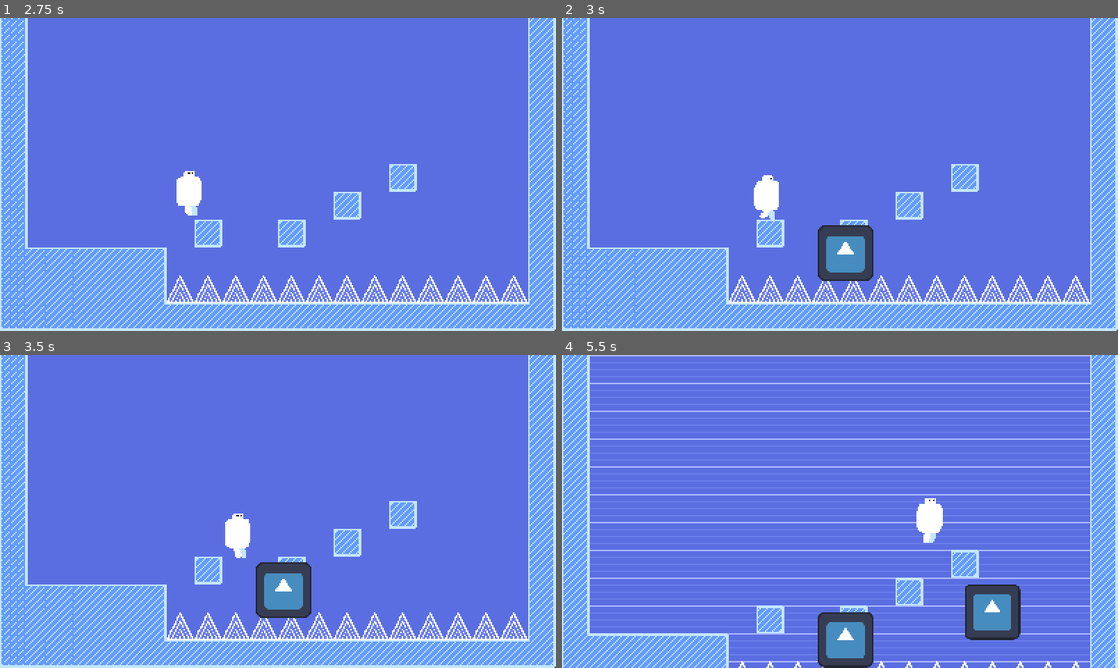
Above: before the commit, frames 1-4 (two rows, left to right).
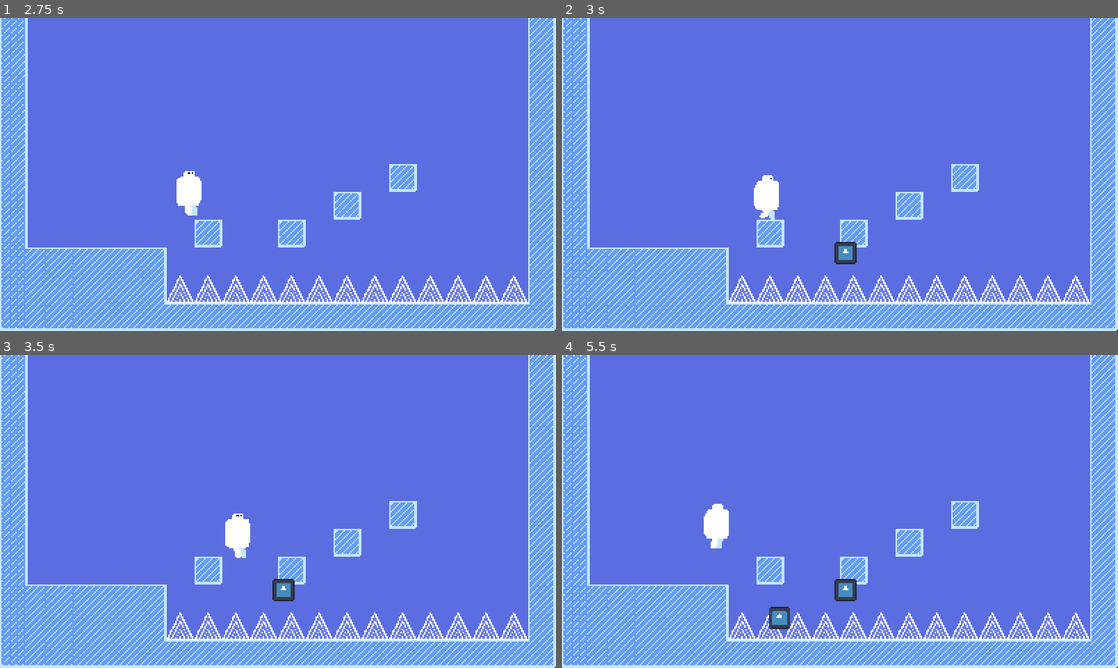
Above: after the commit, the same moments.

Repository: RelaxedArtist/sera-game-jam
Game: Godot game, scene res://scenes/game/start_screen.tscn
Same seed, same stepped clock (60 frames per second), same inputs: the game is played once before the commit and once after it. The engine's default icon, where the game draws it, is replaced by a stand-in: a white triangle on a blue panel in a dark square.
Inputs:
- Up to frame 1 (2.75 s): click "Start" at 0.5 s; tap W (interact) at 1.35 s; tap Space (jump) at 1.52, 2.27 s; tap 1 (summon_1) at 2.1 s
- Up to frame 2 (3 s): tap 2 (summon_2) at 2.85 s
- Up to frame 3 (3.5 s): no input
- Up to frame 4 (5.5 s): tap W (interact) at 3.6 s; tap Space (jump) at 3.77, 4.52, 5.27 s; tap 1 (summon_1) at 4.35 s; tap 2 (summon_2) at 5.1 s

Frame 1 is identical in both runs. In frame 2, 1.7% of the frame differs, in the area x 46-56%, y 66-84%; in frame 3, 1.7%; in frame 4, 26%, in the area x 0-100%, y 0-100%.

Commit message:
box fix attempt

Diff:
--- a/Platformer-Template-main/scenes/level_objects/box.tscn
+++ b/Platformer-Template-main/scenes/level_objects/box.tscn
@@ -3,15 +3,17 @@
 [ext_resource type="Texture2D" uid="uid://c3wn2c2jwcpxr" path="res://assets/art/icon.svg" id="1_ew1wj"]
 
 [sub_resource type="RectangleShape2D" id="RectangleShape2D_keyt4"]
-size = Vector2(128, 128)
+size = Vector2(50, 50)
 
 [node name="Box" type="Node2D"]
+scale = Vector2(0.389087, 0.389087)
 
 [node name="Sprite2D" type="Sprite2D" parent="."]
 texture = ExtResource("1_ew1wj")
 
 [node name="RigidBody2D" type="RigidBody2D" parent="."]
-collision_mask = 3
+top_level = true
+collision_layer = 3
 
 [node name="CollisionShape2D" type="CollisionShape2D" parent="RigidBody2D"]
 shape = SubResource("RectangleShape2D_keyt4")
--- a/Platformer-Template-main/scenes/levels/level.gd
+++ b/Platformer-Template-main/scenes/levels/level.gd
@@ -102,7 +102,7 @@
 	playerRespawn = pos
 
 
-var box_instance = preload("res://scenes/level_objects/box.tscn")
+@onready var box_instance = preload("res://scenes/level_objects/box.tscn")
 
 func _on_player_spawn_box() -> void:
 	var obj = box_instance.instantiate()
